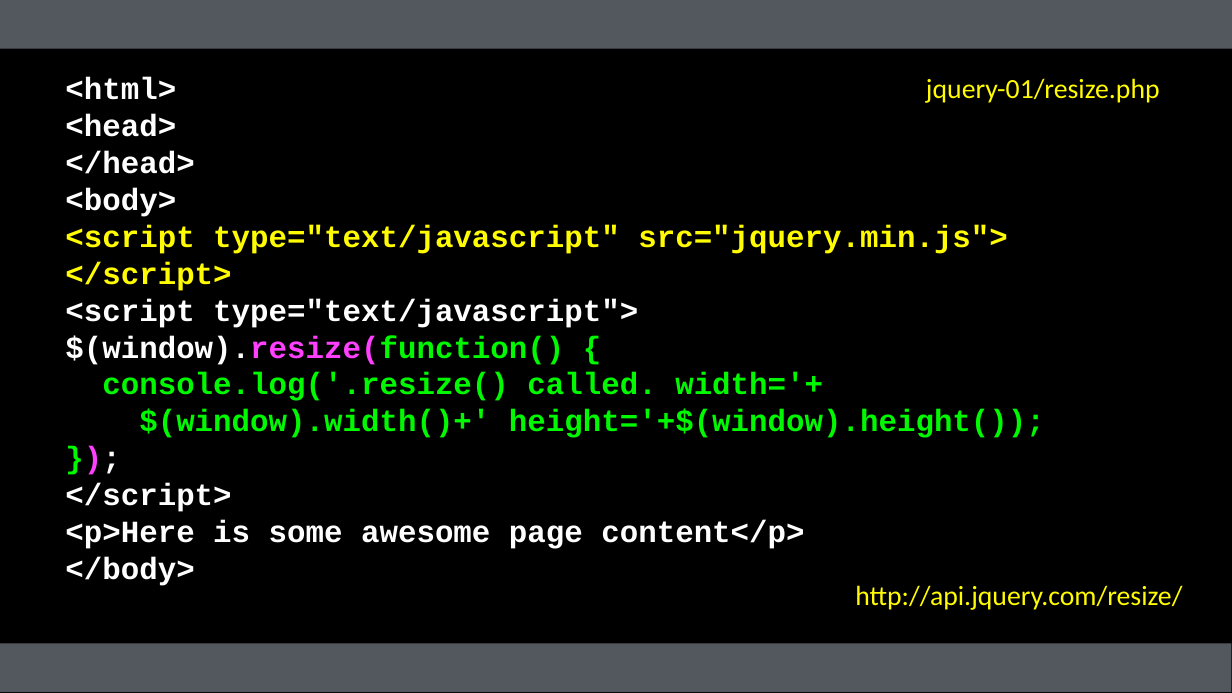
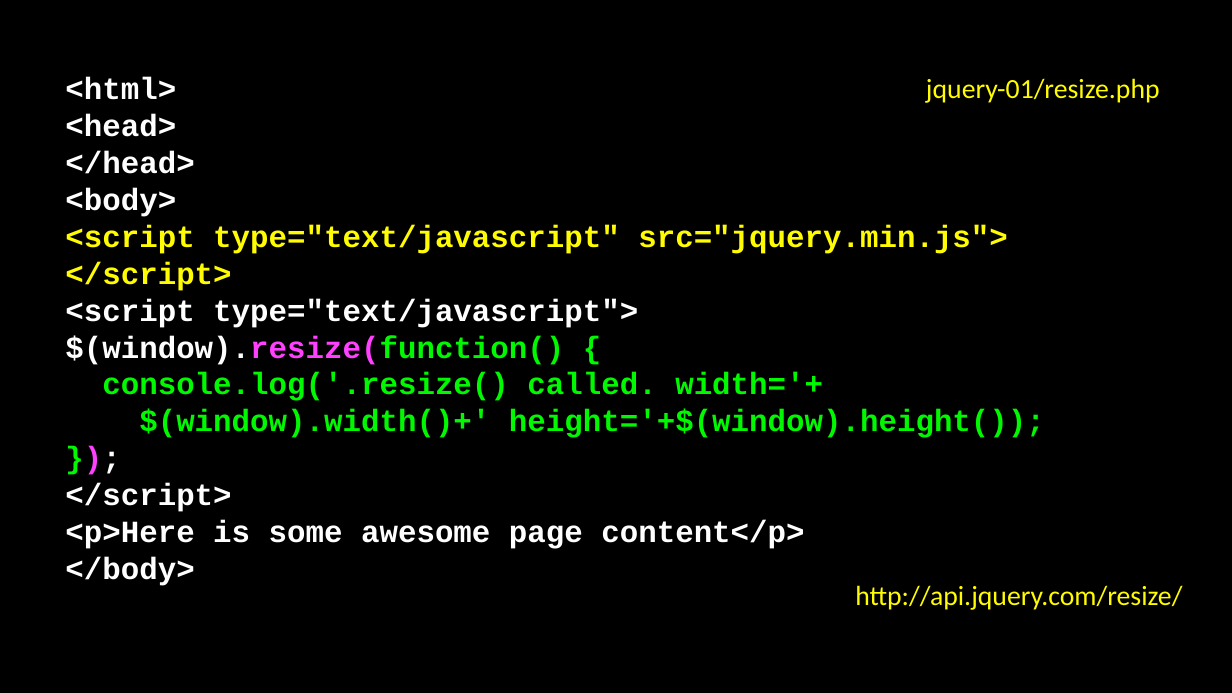
Before and after one commit to csev/wa4e, a slide deck: slide 6 of lectures/JS-03-JQuery.ppt. Drawn at 1232x693 pixels with LibreOffice and Linux fonts; fonts in the diff are those of the drawing. Boxes give left, top, right and bottom in pixels: in the first picture for what was removed or moved away, otherwise in the second. Text is boxed around its words. In the diff, an @@ line names an element or a change of style, - is before the commit and + after.

```diff
--- a/lectures/JS-03-JQuery.ppt
+++ b/lectures/JS-03-JQuery.ppt
@@ rectangle removed at (0,0,1232,49) @@
@@ rectangle at (0,643,1232,692): fill #53585F to #000000 @@
```
Also in this commit, not shown: 11 other slides changed, 2 other files.
